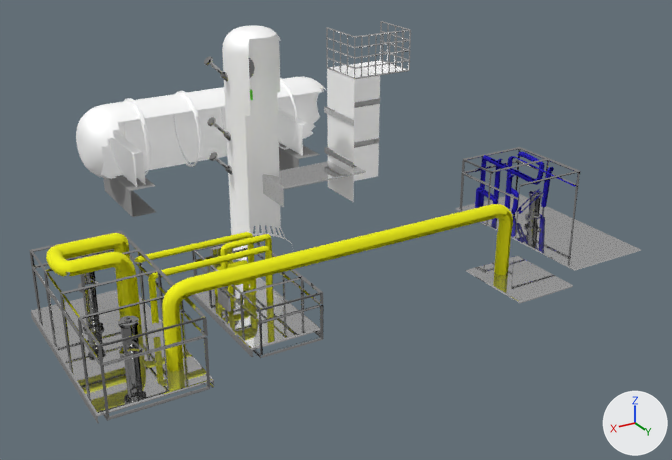
What one commit did to the glTF model public/models/wodorowy_hub.glb.
Rendered twice from a camera (50 mm lens) standing at (2.23, 4.45, 2.32) and looking at (-0.28, 0.26, 0.23). Arrows for +X, +Y and +Z are at lower right; the lights stay in place. Where no turn or scale is listed for an object, it has been applied to the vertices. Vertices at the same position are counted once.
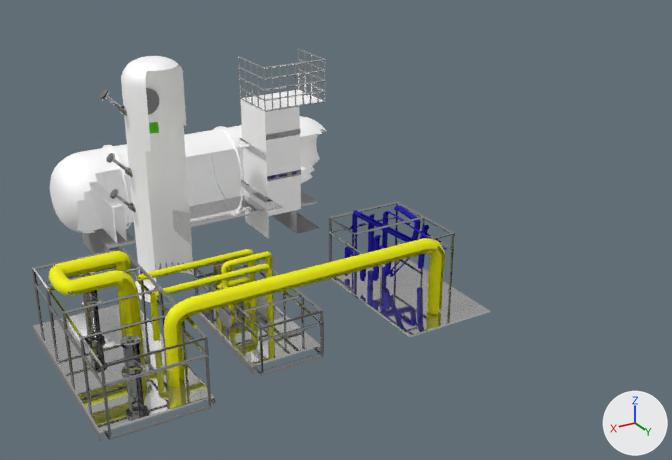
Boxes (x1, y1, x2, y2) around the edits, measured in the pictures (672 x 460 px; the box of a moved part takes in the faces that stretch with it):
'Cylinder.061', moved
    before: (222, 25, 292, 262)
    after: (121, 56, 202, 304)
'Cylinder.060', moved
    before: (76, 77, 326, 179)
    after: (50, 116, 327, 234)
'BézierCurve.015', reshaped, moved (15% narrower, 11% shorter)
    before: (46, 204, 513, 371)
    after: (49, 238, 445, 387)
'Cube.402', moved
    before: (31, 290, 214, 423)
    after: (33, 304, 215, 441)
'Cube.398', moved
    before: (324, 60, 406, 202)
    after: (239, 90, 323, 239)
'Cube.403', reshaped, moved (13% narrower)
    before: (456, 194, 641, 271)
    after: (331, 258, 491, 337)
'Cube.392', moved
    before: (29, 231, 210, 421)
    after: (32, 248, 211, 440)
'Cube.397', moved
    before: (103, 108, 319, 217)
    after: (82, 165, 319, 272)
'Cube.400', moved
    before: (191, 278, 320, 357)
    after: (195, 296, 320, 374)
'BézierCurve.017', moved
    before: (134, 232, 273, 324)
    after: (136, 249, 274, 342)
'Cube.399', moved
    before: (262, 161, 366, 208)
    after: (172, 192, 282, 246)
'Cube.393', moved
    before: (192, 239, 324, 358)
    after: (193, 255, 324, 376)
'BézierCurve.018', moved
    before: (475, 152, 575, 214)
    after: (345, 205, 447, 281)
'Cube.401', moved
    before: (326, 21, 411, 79)
    after: (238, 49, 326, 112)
'Cube.396', moved
    before: (460, 147, 580, 238)
    after: (329, 202, 455, 311)
'Cube.404', deleted
    before: (466, 256, 573, 304)
'Cylinder.052', moved
    before: (118, 316, 144, 380)
    after: (120, 335, 145, 396)
'Cylinder.055', moved
    before: (204, 56, 232, 175)
    after: (100, 90, 136, 212)
'Cylinder.050', moved
    before: (77, 254, 99, 311)
    after: (79, 272, 101, 326)
'Cube.394', moved
    before: (210, 245, 234, 272)
    after: (211, 261, 235, 290)
'Cylinder.059', deleted
    before: (525, 190, 543, 224)
'Cylinder.053', moved
    before: (249, 58, 255, 79)
    after: (146, 87, 159, 115)
part 1 of me_béziercurve_013, moved or reshaped
    before: (184, 204, 513, 294)
    after: (186, 238, 445, 314)

The change, as a list of edits to the scene's bpy script:
```text
Change me_béziercurve_013:
    where me_béziercurve_013.from_pydata(...)  # 566 vertices, 978 faces; spans x -0.73..1.56, y -0.54..0.18, z -0.55..-0.1
    used by ob_béziercurve_015; location = (-0.188, 0.869, 0.64)
    me_béziercurve_013 part 1: all 106 vertices in x -0.73..-0.6, y 0.1..0.18, z -0.53..-0.1 are moved by (0.44, 0.0, 0.0)
Change me_cube_131:
    where me_cube_131.from_pydata(...)  # 32 vertices, 46 faces; spans x -0.174..0.348, y -0.528..0.528, z 0.019..0.024
    used by ob_cube_403; location = (-1.576, 0.666, 0.102)
    me_cube_131 part 2: all 16 vertices in x -0.174..0.348, y 0.52..0.528, z 0.019..0.024 are moved by (0.0, -0.207, 0.0)
Change ob_cube_392:
    ob_cube_392.location: (1.371, 0.697, 0.336) -> (1.371, 0.697, 0.24)
Change ob_cylinder_050:
    ob_cylinder_050.location: (1.363, 0.274, 0.244) -> (1.363, 0.274, 0.148)
Change ob_cylinder_052:
    ob_cylinder_052.location: (1.399, 0.989, 0.244) -> (1.399, 0.989, 0.148)
Change ob_cylinder_053:
    ob_cylinder_053.location: (0.068, -0.187, 1.113) -> (0.642, -0.161, 1.017)
Change ob_cylinder_055:
    ob_cylinder_055.location: (0.229, -0.026, 0.594) -> (0.803, 0.001, 0.498)
Change ob_cube_393:
    ob_cube_393.location: (0.659, 0.697, 0.256) -> (0.659, 0.697, 0.16)
Change ob_cube_394:
    ob_cube_394.location: (0.659, 0.309, 0.244) -> (0.659, 0.309, 0.148)
Change ob_cube_396:
    ob_cube_396.location: (-1.474, 0.697, 0.336) -> (-0.419, 0.86, 0.24)
Remove ob_cylinder_059:
    ob_cylinder_059 = bpy.data.objects.new('Cylinder.059', me_cylinder_034)
    ob_cylinder_059.location = (-1.283, 0.574, 0.16)
Change ob_cylinder_060:
    ob_cylinder_060.location: (-0.136, -1.124, 0.512) -> (0.193, -0.56, 0.416)
Change ob_cube_397:
    ob_cube_397.location: (-0.136, -1.124, 0.512) -> (0.193, -0.56, 0.416)
Change ob_cylinder_061:
    ob_cylinder_061.location: (0.068, -0.026, 0.311) -> (0.642, 0.001, 0.218)
Change ob_cube_398:
    ob_cube_398.location: (-0.665, -0.026, 0.547) -> (-0.091, 0.001, 0.451)
Change ob_cube_399:
    ob_cube_399.location: (-0.186, -0.026, 0.035) -> (0.388, 0.001, -0.061)
Change ob_béziercurve_015:
    ob_béziercurve_015.location: (-0.188, 0.869, 0.64) -> (-0.188, 0.869, 0.544)
Change ob_cube_400:
    ob_cube_400.location: (0.67, 0.666, 0.102) -> (0.67, 0.666, 0.012)
Change ob_cube_401:
    ob_cube_401.location: (-0.665, -0.026, 0.547) -> (-0.091, 0.001, 0.451)
Change ob_cube_402:
    ob_cube_402.location: (1.283, 0.666, 0.102) -> (1.282, 0.666, 0.017)
Change ob_cube_403:
    ob_cube_403.location: (-1.576, 0.666, 0.102) -> (-0.521, 0.829, -0.022)
Remove ob_cube_404:
    ob_cube_404 = bpy.data.objects.new('Cube.404', me_cube_132)
    ob_cube_404.location = (-0.906, 1.265, 0.102)
Change ob_béziercurve_017:
    ob_béziercurve_017.location: (-0.188, 0.721, 0.64) -> (-0.188, 0.721, 0.544)
Change ob_béziercurve_018:
    ob_béziercurve_018.location: (-1.482, 0.889, 0.306) -> (-0.428, 1.051, 0.21)
```
